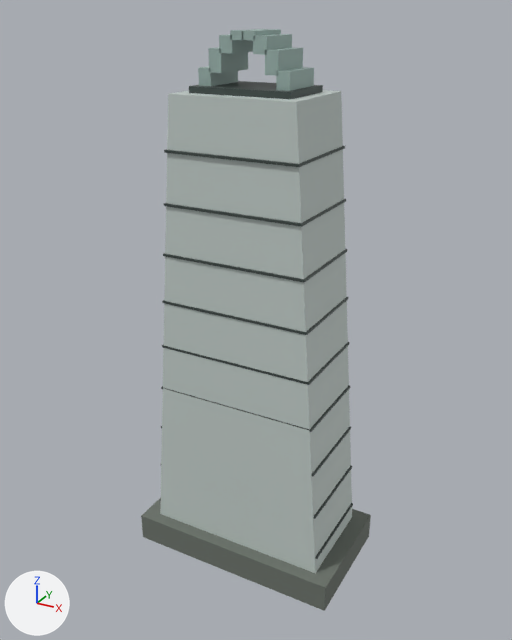
A saved change to the glTF model landmarks/assets/tencent-hq.glb.
One viewpoint serves both versions: a 50 mm lens placed at (124.0, -225.0, 220.0), pointed at (0.0, 0.0, 107.0). The axes (+X, +Y, +Z) are drawn at lower left. The lights are the same throughout. The first picture is the older version.

Objects in the first picture: 'envelope', 'horizontal_fins', 'podium', 'roof_garden', 'roof_garden_beam'.
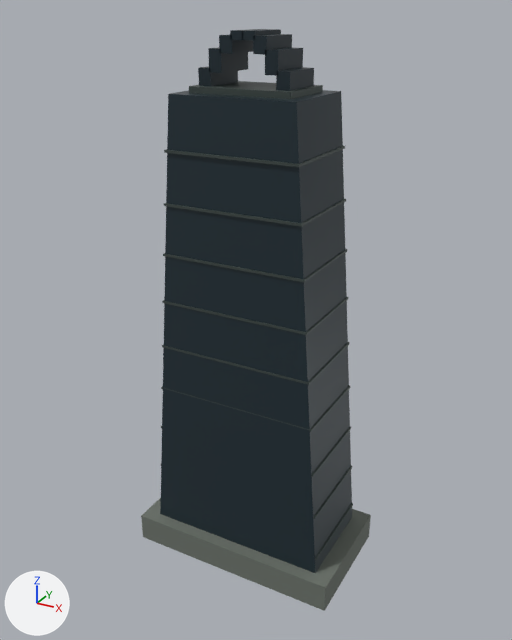
Scene script edits in JSON lines:
```json
{"op": "set", "path": "mat_glass.base_color", "old": "(0.558, 0.631, 0.604)", "new": "(0.0176, 0.0343, 0.0452)", "note": "light grey #c5d0cc -> dark blue #24343c"}
{"op": "set", "path": "mat_glass_alt.base_color", "old": "(0.342, 0.468, 0.434)", "new": "(0.0116, 0.0252, 0.0343)", "note": "grey #9eb6b0 -> dark blue #1c2c34"}
```

What differs and where, as boxes [x1, y1, x2, y2] in the pictures (512 x 640 px):
```json
{"object": "envelope", "change": "recoloured", "before": [160, 90, 352, 573], "after": [160, 90, 352, 573], "on screen": "light grey to dark blue"}
{"object": "roof_garden", "change": "recoloured", "before": [198, 29, 314, 91], "after": [198, 29, 314, 91], "on screen": "darker"}
```
